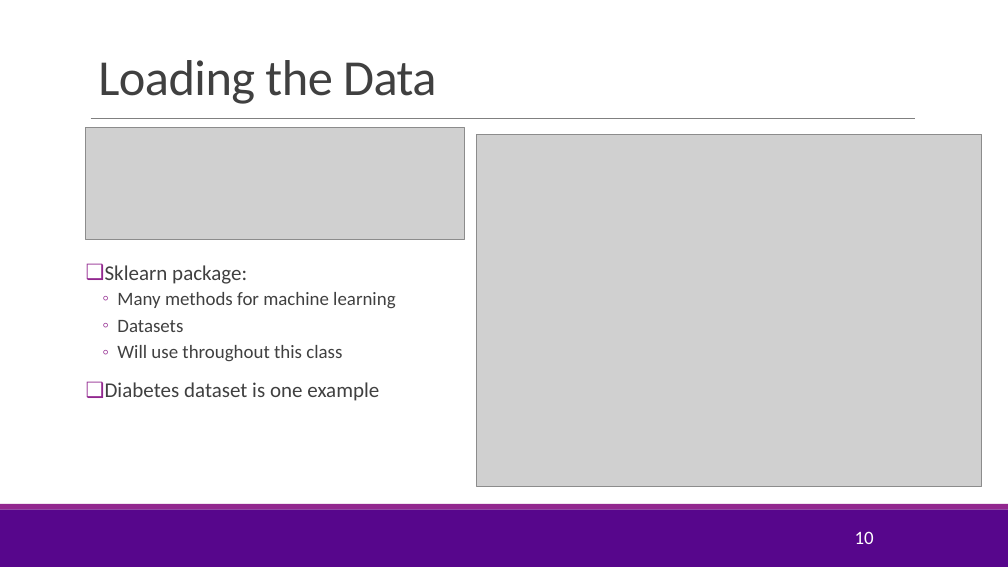
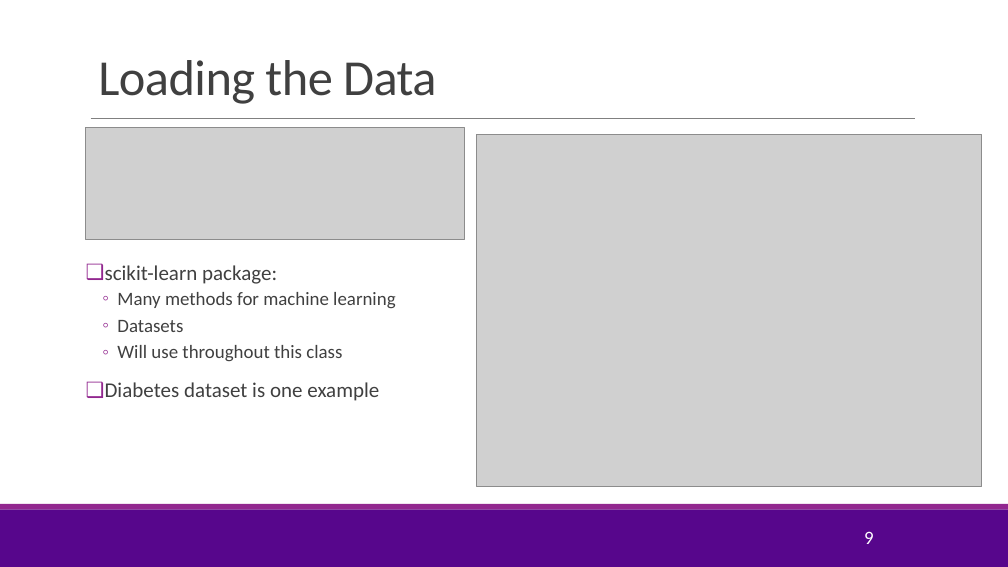
Before and after one commit to pliugithub/MachineLearning, a slide deck: slide 9 of lectures/Lect03_MultLinRegression.pptx (slide 10 before the commit). Drawn at 1008x567 pixels with LibreOffice and Linux fonts; fonts in the diff are those of the drawing; grey boxes stand for pictures; background and template pictures are left out. Boxes give left, top, right and bottom in pixels: in the first picture for what was removed or moved away, otherwise in the second. Text is boxed around its words. In the diff, an @@ line names an element or a change of style, - is before the commit and + after.

```diff
--- a/lectures/Lect03_MultLinRegression.pptx
+++ b/lectures/Lect03_MultLinRegression.pptx
@@ text at <box>105,265,277,284</box>: text changed @@
-❑ Sklearn package:
+❑ scikit-learn package:
@@ page number at <box>864,531,874,544</box>: text changed @@
-10
+9
```
Also in this commit, not shown: 6 other slides changed, 1 slide removed, 4 other files.
